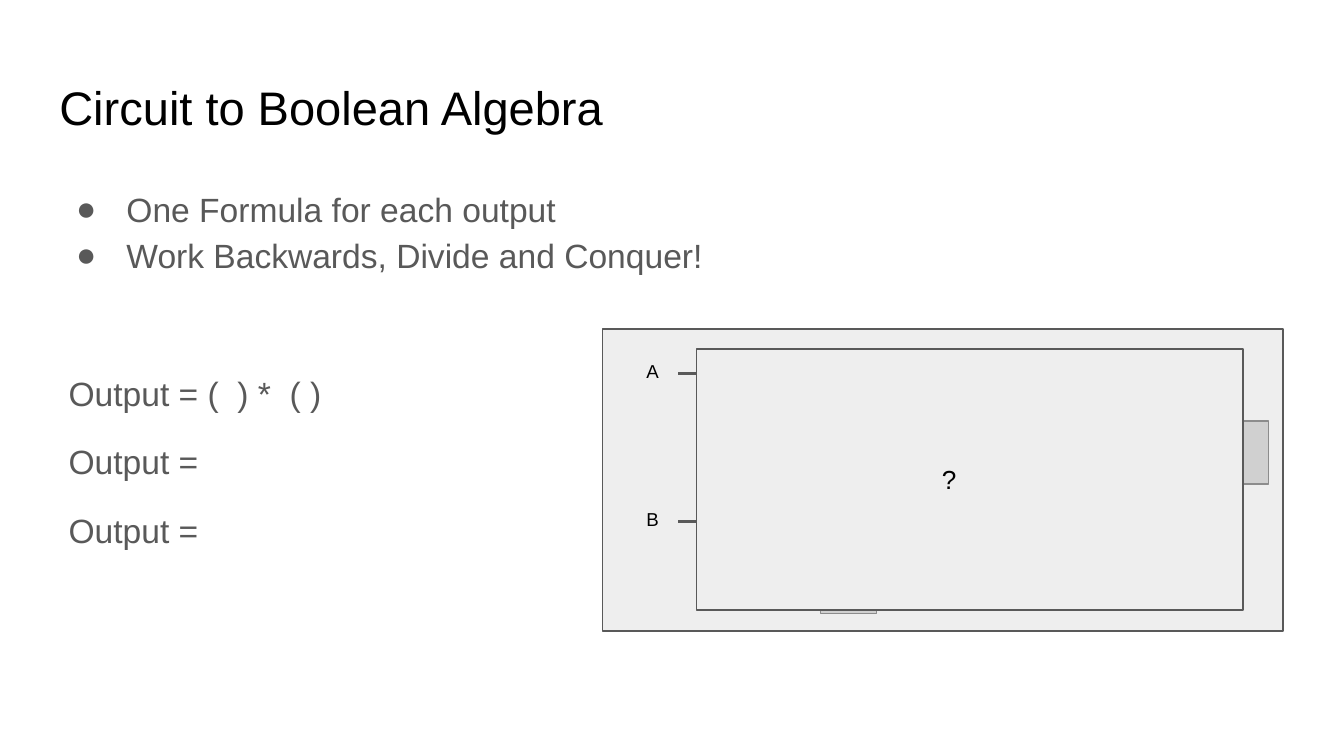
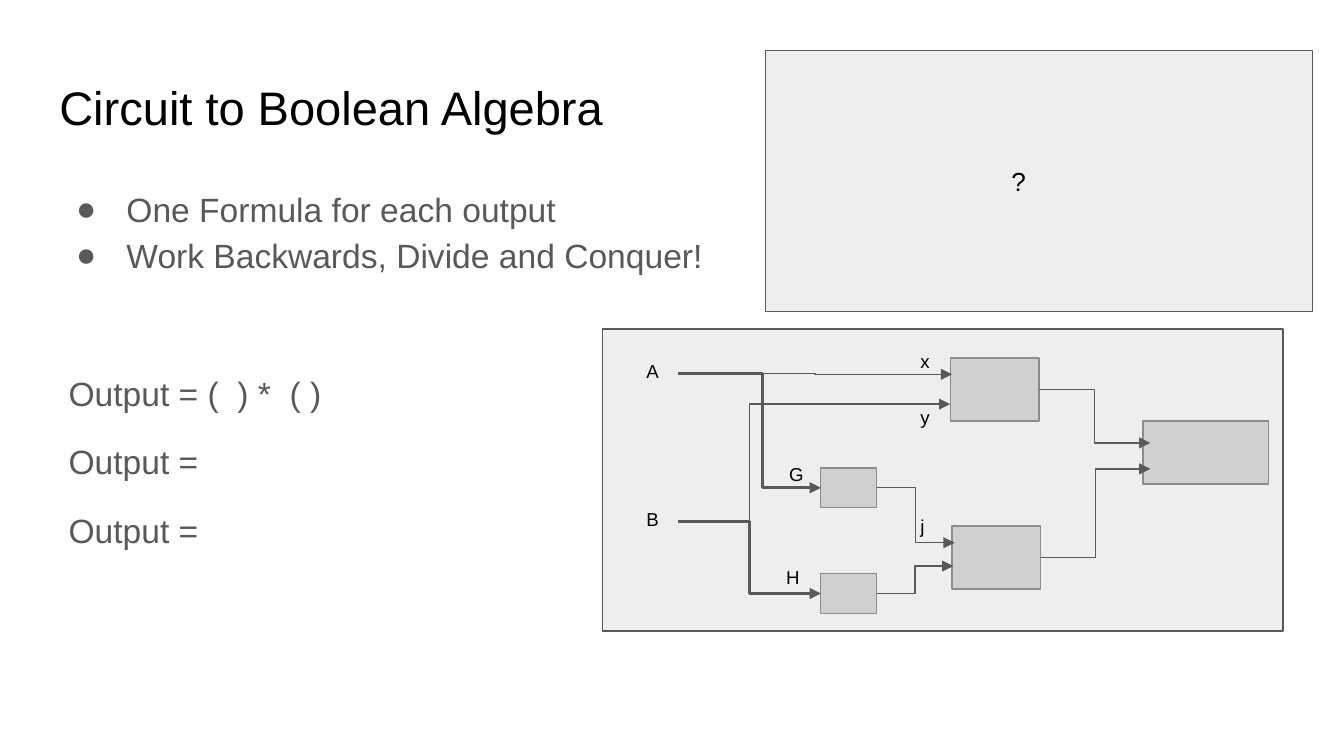
Before and after one commit to COMP122/comp122-s23, a slide deck: slide 9 of digital-logic/documents/.hidden/Introduction_to_Digitial.pptx. Drawn at 1344x756 pixels with LibreOffice and Linux fonts; fonts in the diff are those of the drawing; grey boxes stand for pictures. Boxes give left, top, right and bottom in pixels: in the first picture for what was removed or moved away, otherwise in the second. Text is boxed around its words. In the diff, an @@ line names an element or a change of style, - is before the commit and + after.

```diff
--- a/digital-logic/documents/.hidden/Introduction_to_Digitial.pptx
+++ b/digital-logic/documents/.hidden/Introduction_to_Digitial.pptx
@@ rectangle "?": place and size @@
-rectangle "?" at [696,349,1243,610]
+rectangle "?" at [766,50,1313,310]
@@ text added at [920,358,929,368], 10 pt, text #000000 @@
+x
@@ text added at [920,414,929,428], 10 pt, text #000000 @@
+y
@@ text added at [789,468,804,481], 10 pt, text #000000 @@
+G
@@ group added at [821,358,1150,594]: 4 elbow arrows, 3 pictures @@
@@ text added at [920,519,924,537], 10 pt, text #000000 @@
+j
@@ text added at [786,571,799,584], 10 pt, text #000000 @@
+H
```
Also in this commit, not shown: 2 other slides changed, 1 other file.
